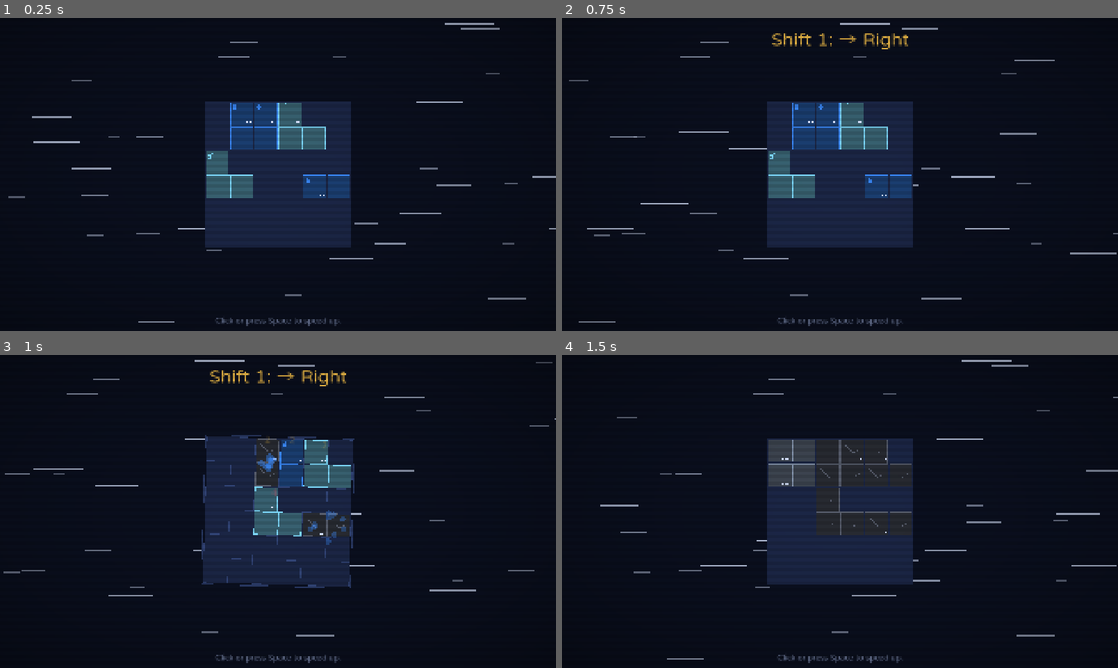
Above: before the commit, frames 1-4 (two rows, left to right).
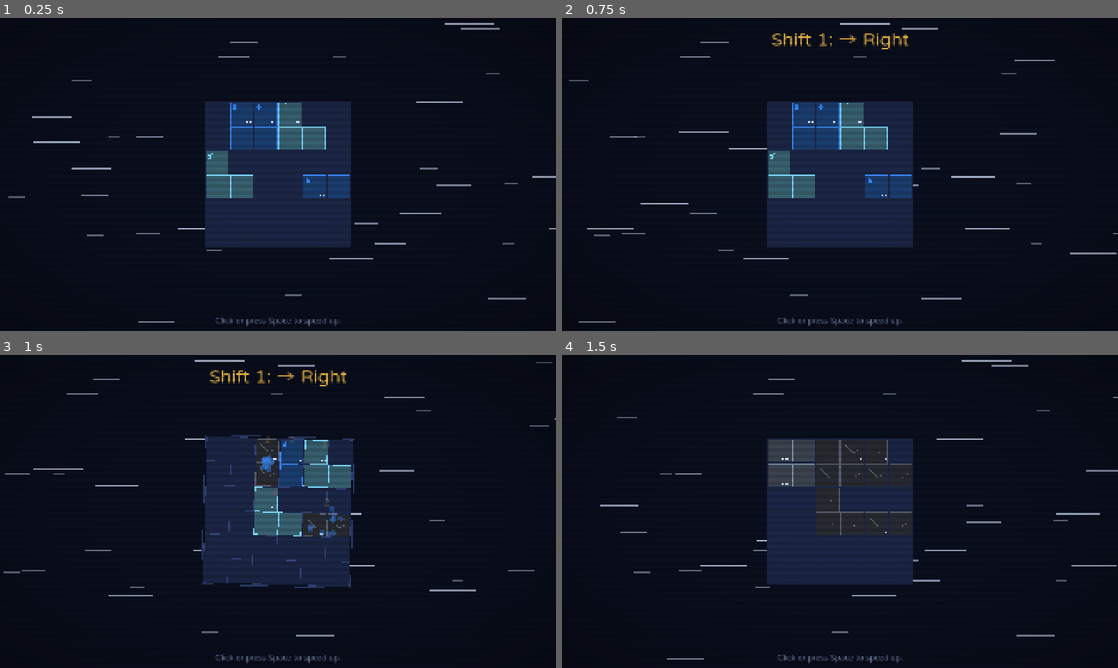
Above: after the commit, the same moments.

Repository: islu/Payload-Protocol
Game: Godot game, scene res://tests/ui_check.tscn
The game is run twice, just before and just after one commit, with the same random seed, the same clock (stepped at 60 frames per second) and the same inputs. This scene is started directly instead of the project's main scene.
Inputs (mouse positions are in pixels of both pictures, inside the frame that each line leads up to):
- Up to frame 1 (0.25 s): no input
- Up to frame 2 (0.75 s): tap Space at 0.5 s; drag from (840, 174) to (895, 105) at 0.52 s
- Up to frame 3 (1 s): no input
- Up to frame 4 (1.5 s): tap Space at 1.25 s; drag from (728, 527) to (812, 574) at 1.27 s

Frames 1-2 are identical in both runs. In frame 3, 0.3% of the frame differs, in the area x 46-63%, y 31-61%; in frame 4, nothing differs.

Commit message:
feat: Implement wall jolt mechanics and update related documentation; enhance hit logic for cargo interactions

Diff:
--- a/project/rules/shift.gd
+++ b/project/rules/shift.gd
@@ -106,6 +106,7 @@
 	for c in run.hold_cargo():
 		var d: int = dist.get(c.id, 0)
 		if d < 1:
+			_jolt(run, c, delta, out, forces)
 			continue
 		var force := run.cat.weight_value(c.weight()) * d
 		var wall: Array = []
@@ -122,7 +123,14 @@
 		if not wall.is_empty():
 			var f := 0 if c.has(Defs.TRAIT_CUSHION) else force
 			out["hits"].append(
-				{"cargo": c.id, "other": 0, "wall": true, "force": f, "contact": wall}
+				{
+					"cargo": c.id,
+					"other": 0,
+					"wall": true,
+					"jolt": false,
+					"force": f,
+					"contact": wall
+				}
 			)
 			_take(forces, c.id, f)
 		var ids := others.keys()
@@ -131,11 +139,35 @@
 			var cushion: bool = c.has(Defs.TRAIT_CUSHION) or run.cargo[id].has(Defs.TRAIT_CUSHION)
 			var f := 0 if cushion else force
 			out["hits"].append(
-				{"cargo": c.id, "other": id, "wall": false, "force": f, "contact": others[id]}
+				{
+					"cargo": c.id,
+					"other": id,
+					"wall": false,
+					"jolt": false,
+					"force": f,
+					"contact": others[id]
+				}
 			)
 			_take(forces, c.id, f)
 			_take(forces, id, f)
 	return forces
+
+
+## Gives the wall jolt to a cargo that did not slide and is next to the front wall:
+## a hit with a force of its weight value (SPEC Section 10.4). It does not go to the
+## cargo behind it.
+static func _jolt(run: Run, c: Cargo, delta: Vector2i, out: Dictionary, forces: Dictionary) -> void:
+	var contact: Array = []
+	for cell in c.cells():
+		if not run.inside(cell + delta):
+			contact.append(_cell(cell))
+	if contact.is_empty():
+		return
+	var f := 0 if c.has(Defs.TRAIT_CUSHION) else run.cat.weight_value(c.weight())
+	out["hits"].append(
+		{"cargo": c.id, "other": 0, "wall": true, "jolt": true, "force": f, "contact": contact}
+	)
+	_take(forces, c.id, f)
 
 
 static func _take(forces: Dictionary, id: int, force: int) -> void:
--- a/project/scenes/main/how_to_play.gd
+++ b/project/scenes/main/how_to_play.gd
@@ -20,7 +20,7 @@
 The hazard panel shows each shift step of the next jump, in order.
 In each step, all cargo slides in that direction until a wall or a stopped cargo blocks it.
 Force = weight × cells that it slid. Light {light}, standard {standard}, heavy {heavy}.
-A cargo that does not slide makes no hit.
+A cargo that does not slide makes no hit, but a cargo at the front wall takes a jolt: force = its weight.
 From sector 2, the last step is a fork: one of two directions. You see which one only at the warp."""
 const PAGE_3_TEXT := """[b]Traits and reactions[/b]
 
--- a/project/tests/rules/test_reactions.gd
+++ b/project/tests/rules/test_reactions.gd
@@ -75,10 +75,12 @@
 
 
 func test_chain_of_explosions() -> void:
-	# a slides to (0,0) with force 3. b slides to (0,1) with force 1. c is at (0,2) and does not move.
+	# a slides to (0,0) with force 3. b slides to (0,1) with force 1. c is at (1,2) behind the
+	# heavy box at (0,2): it does not move and is not at the front wall, so it takes no hit.
 	var a := put("bomb", 3, 0)
 	var b := put("bomb", 1, 1)
-	var c := put("bigbomb", 0, 2)
+	put("heavy", 0, 2)
+	var c := put("bigbomb", 1, 2)
 	var logs := shift([Defs.DIR_LEFT])
 	check(
 		gone(a) and gone(b),
--- a/project/tests/rules/test_run.gd
+++ b/project/tests/rules/test_run.gd
@@ -90,10 +90,10 @@
 
 func test_not_next_to_bonus() -> void:
 	var k := accept(["k_chips"])[0]
-	# All cargo is in row 0, so nothing slides up. The chips are at (0,0) and (1,0).
+	# A warp with no shift step: only the bonus rule counts. The chips are at (0,0) and (1,0).
 	load_row(k, 0)
 	put("tank", 4, 0)
-	warp_with([Defs.DIR_UP])
+	warp_with([])
 	eq(
 		run.credits,
 		40 + 10 + 4,
@@ -105,7 +105,7 @@
 	var k := accept(["k_chips"])[0]
 	load_row(k, 0)
 	put("tank", 2, 0)
-	warp_with([Defs.DIR_UP])
+	warp_with([])
 	eq(run.credits, 40 + 10, "not_next_to does not pay next to the trait (SPEC Section 15.3)")
 
 
--- a/project/tests/rules/test_slide.gd
+++ b/project/tests/rules/test_slide.gd
@@ -105,9 +105,15 @@
 
 
 func test_no_distance_no_hit() -> void:
-	var c := put("vase", 0, 0)
-	var s: Dictionary = shift([Defs.DIR_LEFT])[0]
-	check(s["hits"].is_empty(), "a cargo with a distance of 0 makes no hit (SPEC Section 10.3)")
+	# The box at (0,0) is at the front wall. The vase at (1,0) is behind it.
+	put("box", 0, 0)
+	var c := put("vase", 1, 0)
+	var s: Dictionary = shift([Defs.DIR_LEFT])[0]
+	eq(
+		hits_of(s, c.id),
+		[],
+		"a cargo with a distance of 0 away from the front wall makes no hit (SPEC Section 10.3)"
+	)
 	eq(c.kind, Defs.KIND_FREIGHT, "the vase is intact (SPEC Section 10.3)")
 
 
@@ -157,3 +163,58 @@
 	eq(hits.size(), 2, "a cargo with two blockers takes one hit from each (SPEC Section 10.3)")
 	eq([hits[0]["other"], hits[1]["other"]], [a.id, b.id], "the hits are in the order of the IDs")
 	eq(hits[0]["force"], 4, "force 2 x 2 (SPEC Section 10.3)")
+
+
+func test_wall_jolt() -> void:
+	# The glass (standard, Fragile) is at the right wall and cannot slide right.
+	var glass := put("glass", 5, 2)
+	var s: Dictionary = shift([Defs.DIR_RIGHT])[0]
+	var hits := hits_of(s, glass.id)
+	eq(
+		hits.size(),
+		1,
+		"a cargo at the front wall that does not slide takes a wall jolt (SPEC Section 10.4)"
+	)
+	if hits.size() == 1:
+		check(
+			hits[0]["wall"] and hits[0]["jolt"], "the jolt is a hit of the wall (SPEC Section 10.4)"
+		)
+		eq(hits[0]["force"], 2, "its force is the weight value (SPEC Section 10.4)")
+	eq(
+		glass.kind,
+		Defs.KIND_SCRAP,
+		"a standard Fragile cargo breaks from the jolt (SPEC Section 10.4)"
+	)
+
+
+func test_wall_jolt_limits() -> void:
+	# Light Fragile at the wall: force 1, no break. A box behind it: no jolt.
+	var vase := put("vase", 5, 0)
+	var box := put("box", 4, 0)
+	var s: Dictionary = shift([Defs.DIR_RIGHT])[0]
+	eq(vase.kind, Defs.KIND_FREIGHT, "a light Fragile cargo holds at force 1 (SPEC Section 10.4)")
+	eq(hits_of(s, box.id), [], "the jolt does not go to the cargo behind (SPEC Section 10.4)")
+
+
+func test_wall_jolt_clamp_and_cushion() -> void:
+	var glass := put("glass", 2, 5)
+	run.clamp_cargo(glass.id)
+	var foam := put("foam", 0, 5)
+	var s: Dictionary = shift([Defs.DIR_DOWN])[0]
+	eq(glass.kind, Defs.KIND_SCRAP, "a clamped cargo takes the wall jolt too (SPEC Section 10.4)")
+	eq(
+		hits_of(s, foam.id)[0]["force"] if hits_of(s, foam.id).size() > 0 else -1,
+		0,
+		"a Cushion takes the jolt with force 0 (SPEC Section 10.4)"
+	)
+
+
+func test_no_jolt_after_a_slide() -> void:
+	var c := put("glass", 4, 0)
+	var s: Dictionary = shift([Defs.DIR_RIGHT])[0]
+	var hits := hits_of(s, c.id)
+	eq(hits.size(), 1, "a cargo that slid into the wall takes one hit (SPEC Section 10.4)")
+	check(
+		hits.size() == 1 and not hits[0].get("jolt", false),
+		"that hit is not a jolt (SPEC Section 10.4)"
+	)
--- a/project/tools/play.gd
+++ b/project/tools/play.gd
@@ -388,6 +388,14 @@
 			fork = " (fork: %s)" % " or ".join(step["options"]).to_upper()
 		_say("-- Shift step %d: %s%s" % [i, step["direction"].to_upper(), fork])
 		for h: Dictionary in step["hits"]:
+			if h.get("jolt", false):
+				_say(
+					(
+						"  %s is jolted at the front wall with force %d"
+						% [_letter(h["cargo"]), h["force"]]
+					)
+				)
+				continue
 			var target := "the wall" if h["wall"] else _letter(h["other"])
 			_say("  %s hits %s with force %d" % [_letter(h["cargo"]), target, h["force"]])
 		for r: Dictionary in step["reactions"]:
Not shown, changed: project/locale/messages.pot
Not shown, changed: project/locale/zh_TW.po
Not shown, changed: .claude/skills/game-rules/SKILL.md
Not shown, changed: docs/BACKLOG.md
Not shown, changed: docs/spec/overview.md
Not shown, changed: docs/spec/shift.md
